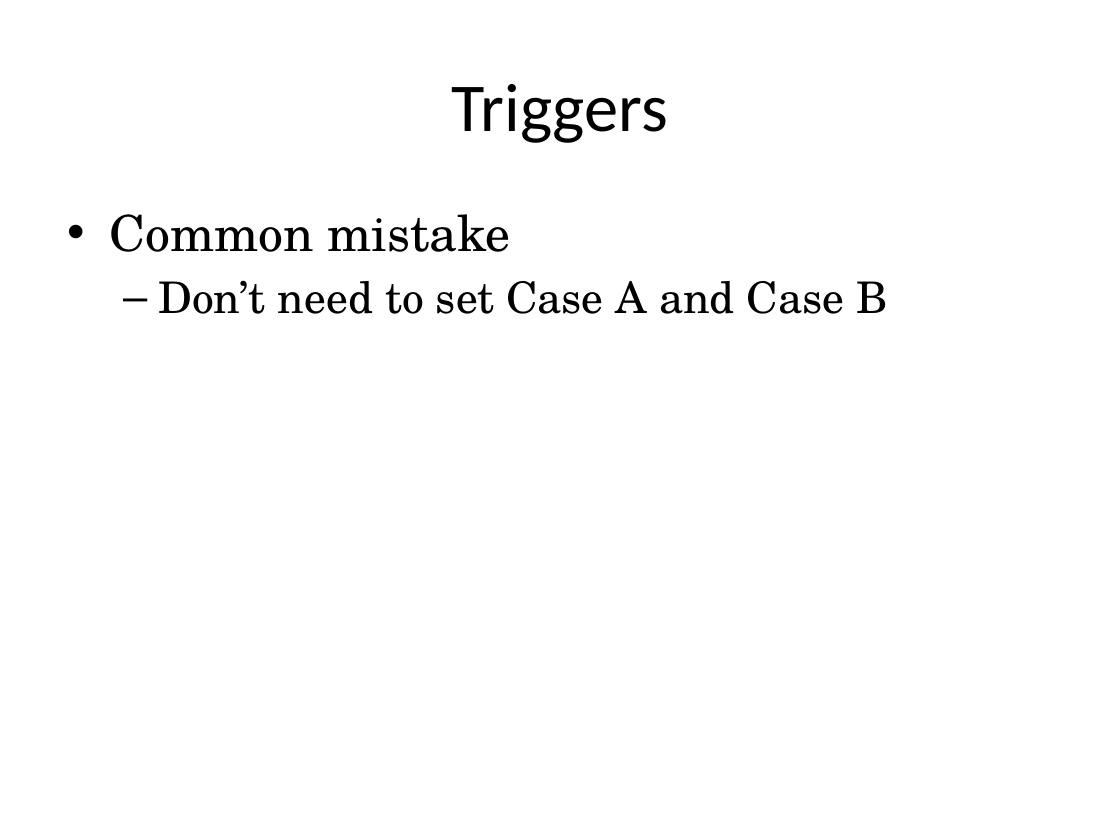
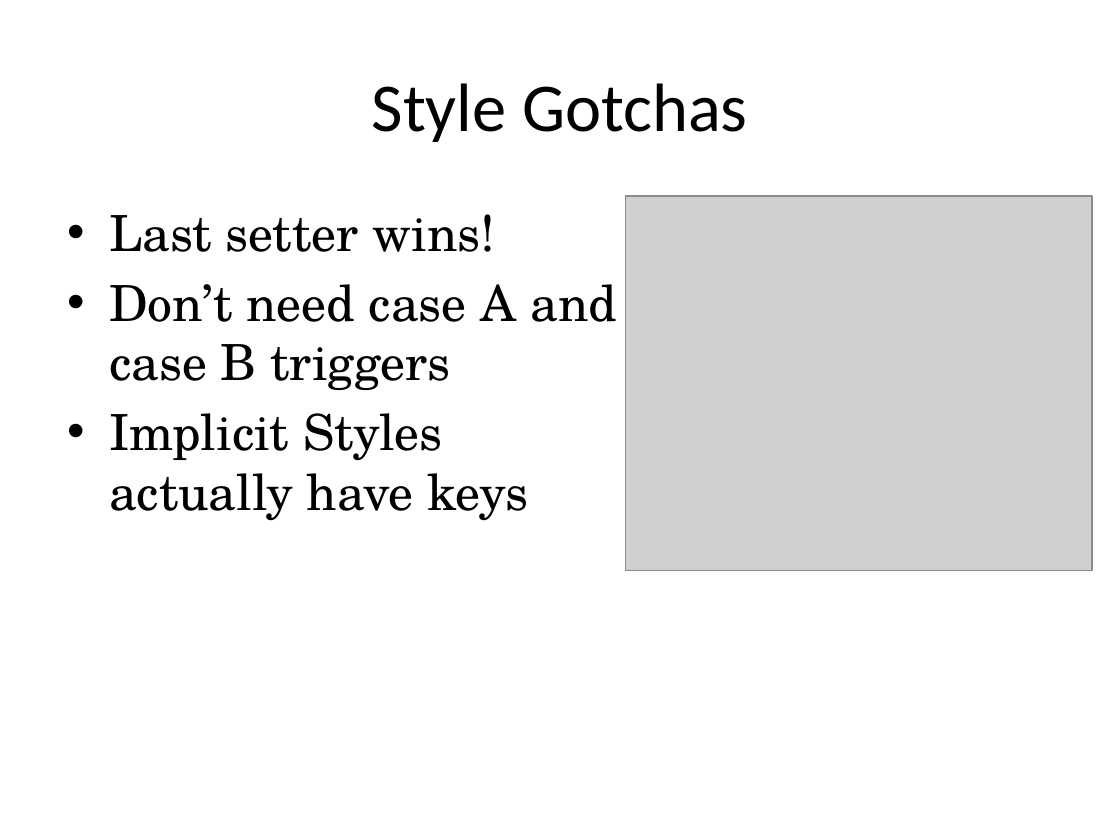
Before and after one commit to RookieOne/JBsWpfExamples, a slide deck: slide 28 of Adv WPF Workshop.pptx. Drawn at 1120x840 pixels with LibreOffice and Linux fonts; fonts in the diff are those of the drawing; grey boxes stand for pictures. Boxes give left, top, right and bottom in pixels: in the first picture for what was removed or moved away, otherwise in the second. Text is boxed around its words. In the diff, an @@ line names an element or a change of style, - is before the commit and + after.

```diff
--- a/Adv WPF Workshop.pptx
+++ b/Adv WPF Workshop.pptx
@@ title at (372,83,748,142): text changed @@
-Triggers
+Style Gotchas
@@ picture added at (625,196,1092,570) @@
@@ text at (109,214,617,521): text changed; size 28 to 32 pt @@
-• Common mistake
-  – Don’t need to set Case A and Case B
+• Last setter wins!
+• Don’t need case A and case B triggers
+• Implicit Styles actually have keys
```
Also in this commit, not shown: 30 other slides changed, 8 slides added, 8 slides removed, 8 other files.
